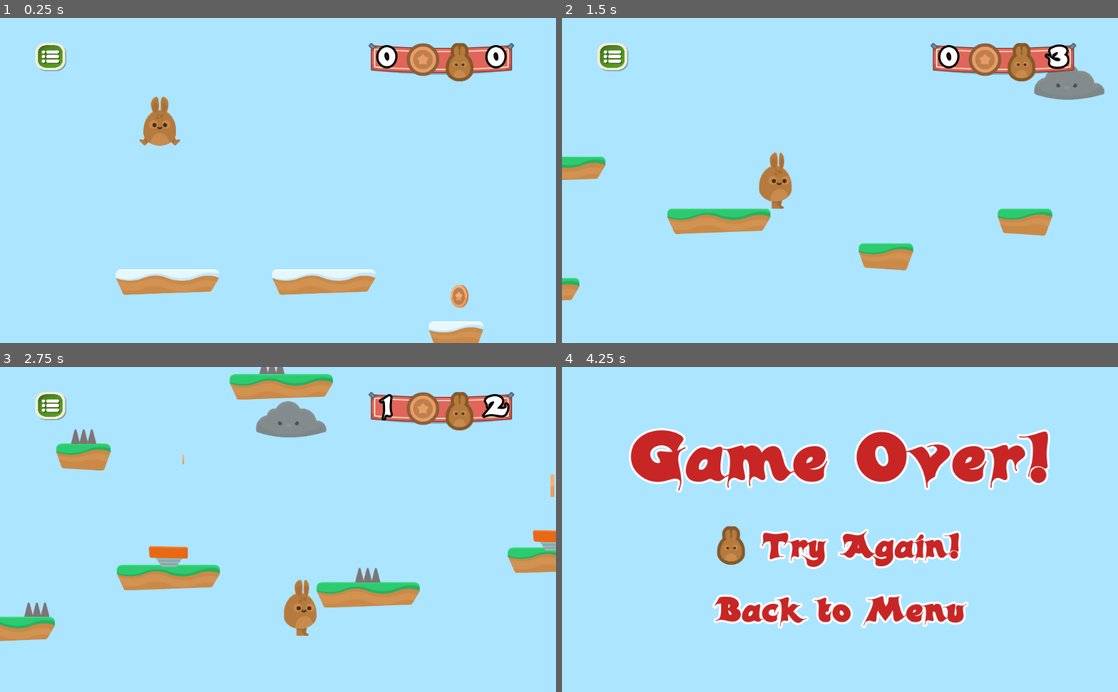
Above: before the commit, frames 1-4 (two rows, left to right).
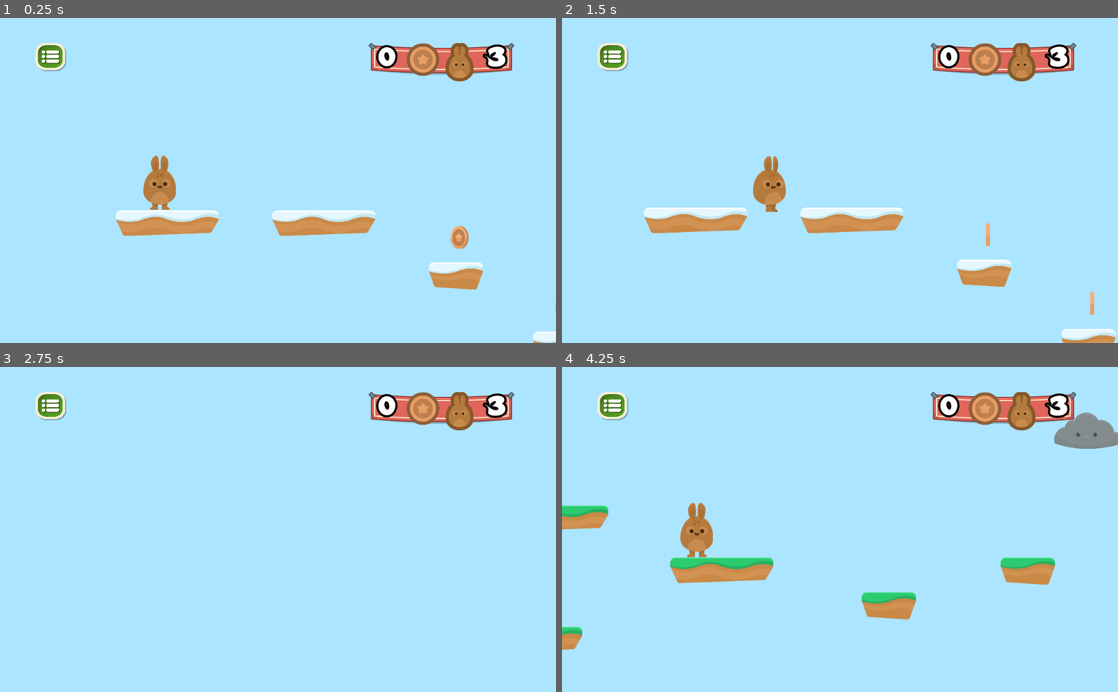
Above: after the commit, the same moments.

Repository: kidoncio/HoppyDays
Game: Godot game, scene res://Scenes/Levels/Level2.tscn
The game is run twice, just before and just after one commit, with the same random seed, the same clock (stepped at 60 frames per second) and the same inputs. This scene is started directly instead of the project's main scene.
Inputs (mouse positions are in pixels of both pictures, inside the frame that each line leads up to):
- Up to frame 1 (0.25 s): no input
- Up to frame 2 (1.5 s): click (728, 200) at 0.52 s; hold D (right) from 1.28 s (still down)
- Up to frame 3 (2.75 s): keep holding D (right); tap W (jump) at 1.52, 2.27 s
- Up to frame 4 (4.25 s): release D (right) at 2.78 s; hold A (left) 2.78-3.5 s; click (728, 549) at 3.52 s

The runs differ from the first frame. In frame 1, 8.6% of the frame differs, in the area x 20-100%, y 8-100%; in frame 2, 7.4%; in frame 3, 9.2%; in frame 4, 21%, in the area x 0-100%, y 7-87%.
Error in both runs: Trying to assign value of type 'Dictionary' to a variable of type 'Array'. (res://GUI/GUI.gd:91)

Commit message:
Ajusta para o Harzards só afetar caso seja o jogador

Diff:
--- a/Hazards/Harzards.gd
+++ b/Hazards/Harzards.gd
@@ -7,4 +7,5 @@
 const HURT_METHOD: String = "hurt"
 
 func _on_SpikeTop_body_entered(body):
-	get_tree().call_group(GAME_STATE_GROUP, HURT_METHOD)
+	if body.has_method(HURT_METHOD):
+		get_tree().call_group(GAME_STATE_GROUP, HURT_METHOD)
